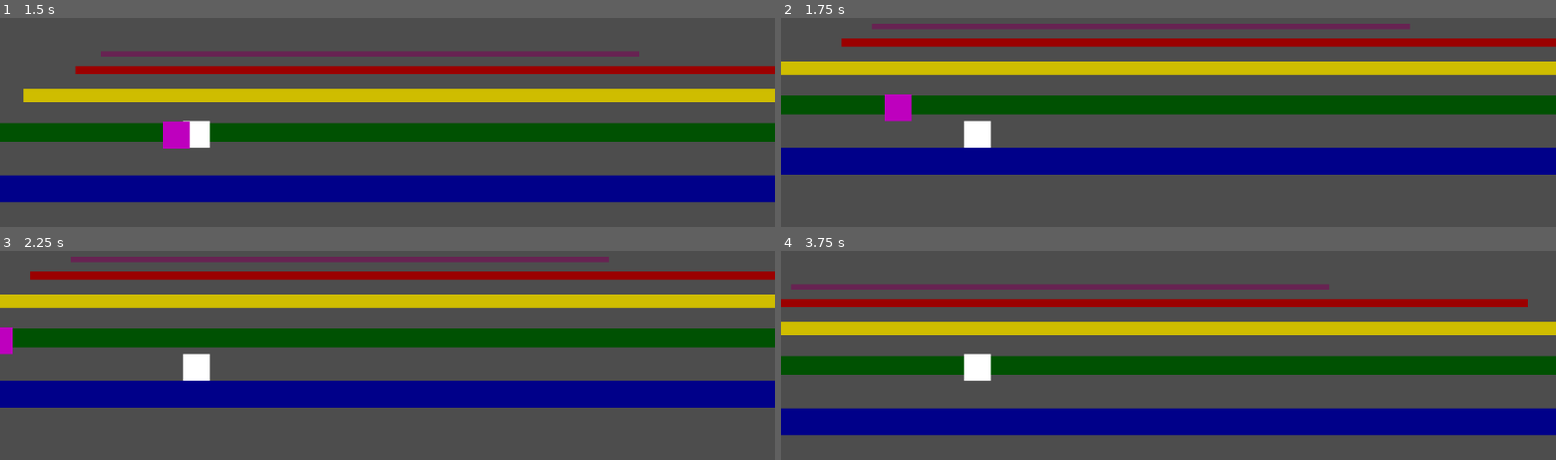
Above: before the commit, frames 1-4 (two rows, left to right).
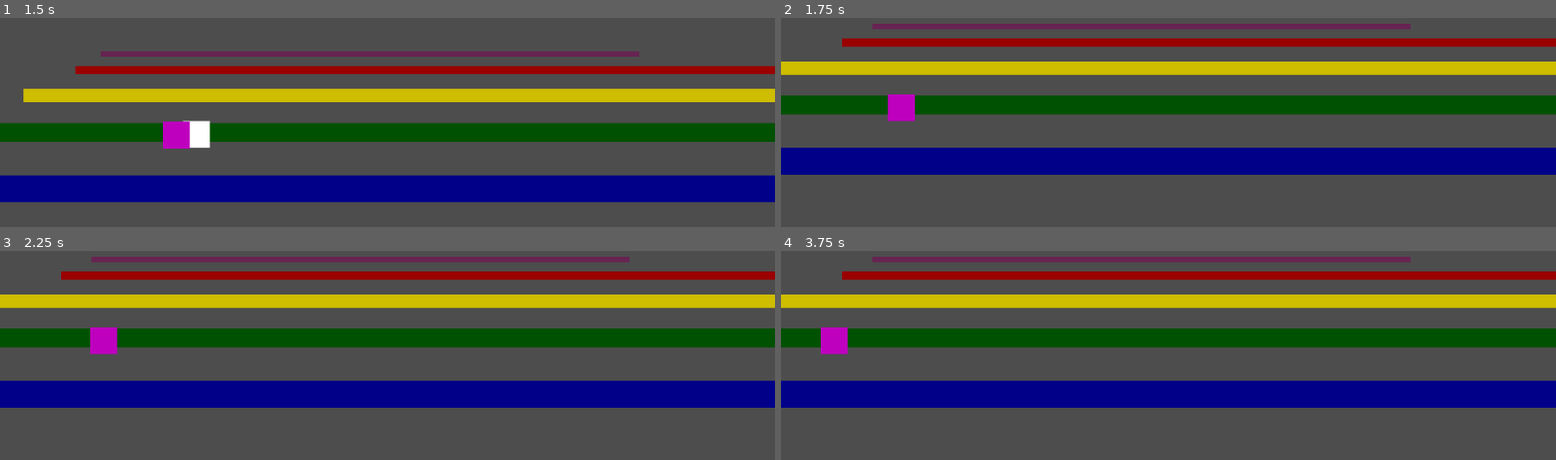
Above: after the commit, the same moments.

Repository: thomasWkr/pogoland
Game: Godot game, scene res://Main.tscn
The game is run twice, just before and just after one commit, with the same random seed, the same clock (stepped at 60 frames per second) and the same inputs.
Inputs:
- Up to frame 1 (1.5 s): tap Left (Lift Layer) at 0.6, 1.35 s; tap Up (jump) at 0.77 s
- Up to frame 2 (1.75 s): tap Up (jump) at 1.52 s
- Up to frame 3 (2.25 s): tap Left (Lift Layer) at 2.1 s
- Up to frame 4 (3.75 s): tap Left (Lift Layer) at 2.85, 3.6 s; tap Up (jump) at 3.02 s

Frame 1 is identical in both runs. In frame 2, 0.6% of the frame differs, in the area x 7-28%, y 9-63%; in frame 3, 1.4%; in frame 4, 61%, in the area x 0-100%, y 2-88%.

Commit message:
spike

Diff:
--- a/Main.tscn
+++ b/Main.tscn
@@ -19,7 +19,7 @@
 scale = Vector2(100, 1)
 
 [node name="Spike" parent="." instance=ExtResource("8_d5p0p")]
-position = Vector2(318, 9)
+position = Vector2(560, 9)
 
 [node name="Bird" parent="." instance=ExtResource("3_grvl2")]
 position = Vector2(479, -52)
